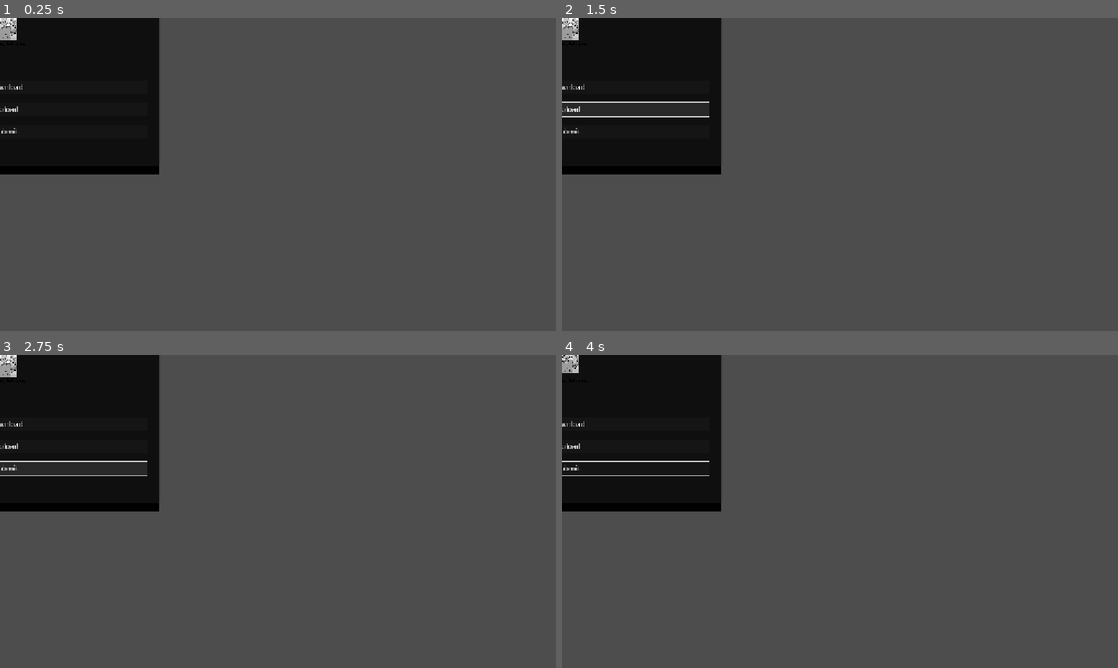
Above: before the commit, frames 1-4 (two rows, left to right).
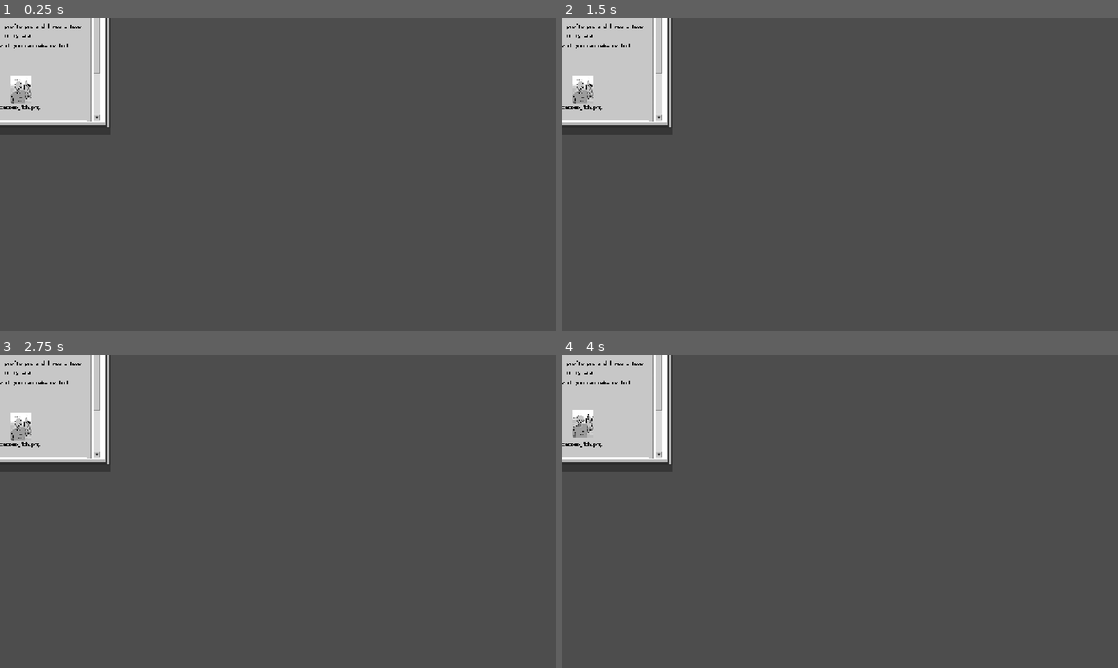
Above: after the commit, the same moments.

Repository: MunnChai/GMTKGameJam2025
Game: Godot game, scene res://apps/commissions_app/commissions_window/commissions_window.tscn
Same seed, same stepped clock (60 frames per second), same inputs: the game is played once before the commit and once after it. This scene is started directly instead of the project's main scene.
Inputs:
- Up to frame 1 (0.25 s): no input
- Up to frame 2 (1.5 s): click "Download" at 0.5 s; click "Upload" at 1.25 s
- Up to frame 3 (2.75 s): click "Submit" at 2 s
- Up to frame 4 (4 s): click "awsome_fish.png" at 2.75 s; click "awsome_fish.png" at 3.5 s

The runs differ from the first frame. In frame 1, 14% of the frame differs, in the area x 0-29%, y 0-50%; in frame 2, 14%; in frame 3, 13%; in frame 4, 14%.
Error before the commit: Invalid access to property or key 'transition_done' on a base object of type 'Nil'. (res://apps/commissions_app/commissions_app.gd:46)

Commit message:
Started working on commissions app UI

Diff:
--- a/game/gmtkgamejam2025/apps/commissions_app/commissions_app.gd
+++ b/game/gmtkgamejam2025/apps/commissions_app/commissions_app.gd
@@ -43,7 +43,7 @@
 	submit_button.pressed.connect(on_submit_pressed)
 	back_button.pressed.connect(on_back_button_pressed)
 	CommissionsManager.submission_added.connect(_on_submission_added)
-	Desktop.instance.transition_done.connect(update_comm)
+	#Desktop.instance.transition_done.connect(update_comm)
 
 #region COMMISSION TAB
 
--- a/game/gmtkgamejam2025/apps/commissions_app/commissions_app.tscn
+++ b/game/gmtkgamejam2025/apps/commissions_app/commissions_app.tscn
@@ -1,15 +1,48 @@
-[gd_scene load_steps=5 format=3 uid="uid://ch0ww8kp2820e"]
+[gd_scene load_steps=18 format=3 uid="uid://ch0ww8kp2820e"]
 
 [ext_resource type="Script" uid="uid://b1xwmatdlar7k" path="res://apps/commissions_app/commissions_app.gd" id="1_qmn3t"]
 [ext_resource type="Resource" uid="uid://cfn2kqlu7midd" path="res://apps/commissions_app/commission_stats/day_one.tres" id="3_3bsde"]
 [ext_resource type="Resource" uid="uid://dbn28hkhlg18e" path="res://apps/commissions_app/commission_stats/day_two.tres" id="4_3bsde"]
-
-[sub_resource type="StyleBoxFlat" id="StyleBoxFlat_ojmwe"]
-bg_color = Color(0, 0, 0, 1)
+[ext_resource type="Script" uid="uid://l7p1qi71fcel" path="res://apps/commissions_app/tab_container.gd" id="5_uo6yc"]
+[ext_resource type="Texture2D" uid="uid://8hx1vewrqp8a" path="res://assets/ui/buttons/top_button_hovered.png" id="6_78gvv"]
+[ext_resource type="Texture2D" uid="uid://djsl02gircyln" path="res://assets/ui/windows/border_rect.png" id="6_gvy75"]
+[ext_resource type="Theme" uid="uid://cuqmn3lhjdfe5" path="res://assets/themes/os_95.tres" id="6_mv6ju"]
+[ext_resource type="Texture2D" uid="uid://bpux53a00yfq8" path="res://assets/ui/buttons/top_button_default.png" id="7_78gvv"]
+[ext_resource type="Texture2D" uid="uid://h2nf1rnquruy" path="res://assets/ui/buttons/top_button_clicked.png" id="7_mv6ju"]
+[ext_resource type="Texture2D" uid="uid://dsjwfjvbgdju2" path="res://assets/ui/commissions/speech_bubble.png" id="10_78gvv"]
+
+[sub_resource type="StyleBoxEmpty" id="StyleBoxEmpty_gvy75"]
+
+[sub_resource type="StyleBoxTexture" id="StyleBoxTexture_opfwy"]
+texture = ExtResource("6_78gvv")
+texture_margin_left = 4.0
+texture_margin_right = 4.0
+
+[sub_resource type="StyleBoxTexture" id="StyleBoxTexture_p6d6e"]
+texture = ExtResource("7_mv6ju")
+texture_margin_left = 4.0
+texture_margin_right = 4.0
+
+[sub_resource type="StyleBoxTexture" id="StyleBoxTexture_gvy75"]
+texture = ExtResource("7_78gvv")
+texture_margin_left = 4.0
+texture_margin_right = 4.0
+
+[sub_resource type="StyleBoxTexture" id="StyleBoxTexture_78gvv"]
+texture = ExtResource("6_gvy75")
+
+[sub_resource type="StyleBoxEmpty" id="StyleBoxEmpty_78gvv"]
+
+[sub_resource type="PlaceholderTexture2D" id="PlaceholderTexture2D_mv6ju"]
+size = Vector2(64, 64)
 
 [node name="CommissionsApp" type="Control"]
 layout_mode = 3
-anchors_preset = 0
+anchors_preset = 15
+anchor_right = 1.0
+anchor_bottom = 1.0
+grow_horizontal = 2
+grow_vertical = 2
 mouse_filter = 1
 script = ExtResource("1_qmn3t")
 commissions = {
@@ -18,174 +51,253 @@
 }
 
 [node name="PanelContainer" type="PanelContainer" parent="."]
-custom_minimum_size = Vector2(600, 650)
-layout_mode = 0
-offset_right = 705.0
-offset_bottom = 650.0
-mouse_filter = 1
-theme_override_styles/panel = SubResource("StyleBoxFlat_ojmwe")
-
-[node name="VBoxContainer" type="VBoxContainer" parent="PanelContainer"]
-layout_mode = 2
-
-[node name="TabContainer" type="TabContainer" parent="PanelContainer/VBoxContainer"]
-layout_mode = 2
-current_tab = 0
-
-[node name="Commissions" type="MarginContainer" parent="PanelContainer/VBoxContainer/TabContainer"]
+layout_mode = 1
+anchors_preset = 15
+anchor_right = 1.0
+anchor_bottom = 1.0
+grow_horizontal = 2
+grow_vertical = 2
+mouse_filter = 1
+theme_override_styles/panel = SubResource("StyleBoxEmpty_gvy75")
+
+[node name="MarginContainer" type="MarginContainer" parent="PanelContainer"]
+layout_mode = 2
+theme_override_constants/margin_left = 8
+theme_override_constants/margin_right = 8
+theme_override_constants/margin_bottom = 4
+
+[node name="VBoxContainer" type="VBoxContainer" parent="PanelContainer/MarginContainer"]
+layout_mode = 2
+theme_override_constants/separation = 6
+
+[node name="TabContainer" type="HBoxContainer" parent="PanelContainer/MarginContainer/VBoxContainer" node_paths=PackedStringArray("tab_buttons", "tab_panels")]
+layout_mode = 2
+theme_override_constants/separation = 4
+script = ExtResource("5_uo6yc")
+tab_buttons = [NodePath("Button"), NodePath("Button2")]
+tab_panels = [NodePath("../PanelContainer/Commissions"), NodePath("../PanelContainer/Feedbacks")]
+
+[node name="Button" type="Button" parent="PanelContainer/MarginContainer/VBoxContainer/TabContainer"]
+layout_mode = 2
+theme = ExtResource("6_mv6ju")
+theme_override_styles/hover = SubResource("StyleBoxTexture_opfwy")
+theme_override_styles/pressed = SubResource("StyleBoxTexture_p6d6e")
+theme_override_styles/normal = SubResource("StyleBoxTexture_gvy75")
+toggle_mode = true
+button_pressed = true
+text = "Commissions"
+
+[node name="Button2" type="Button" parent="PanelContainer/MarginContainer/VBoxContainer/TabContainer"]
+layout_mode = 2
+theme = ExtResource("6_mv6ju")
+theme_override_styles/pressed = SubResource("StyleBoxTexture_p6d6e")
+theme_override_styles/normal = SubResource("StyleBoxTexture_gvy75")
+toggle_mode = true
+text = "Reviews"
+
+[node name="PanelContainer" type="PanelContainer" parent="PanelContainer/MarginContainer/VBoxContainer"]
+layout_mode = 2
+size_flags_vertical = 3
+theme_override_styles/panel = SubResource("StyleBoxTexture_78gvv")
+
+[node name="Commissions" type="MarginContainer" parent="PanelContainer/MarginContainer/VBoxContainer/PanelContainer"]
+layout_mode = 2
+theme_override_constants/margin_left = 16
+theme_override_constants/margin_top = 16
+theme_override_constants/margin_right = 16
+theme_override_constants/margin_bottom = 12
+
+[node name="ScrollContainer" type="ScrollContainer" parent="PanelContainer/MarginContainer/VBoxContainer/PanelContainer/Commissions"]
+layout_mode = 2
+theme = ExtResource("6_mv6ju")
+horizontal_scroll_mode = 0
+
+[node name="PanelContainer" type="PanelContainer" parent="PanelContainer/MarginContainer/VBoxContainer/PanelContainer/Commissions/ScrollContainer"]
+clip_children = 1
+layout_mode = 2
+size_flags_horizontal = 3
+size_flags_vertical = 3
+theme_override_styles/panel = SubResource("StyleBoxEmpty_78gvv")
+
+[node name="MarginContainer" type="MarginContainer" parent="PanelContainer/MarginContainer/VBoxContainer/PanelContainer/Commissions/ScrollContainer/PanelContainer"]
+layout_mode = 2
+size_flags_horizontal = 3
+size_flags_vertical = 3
+theme_override_constants/margin_left = 4
+theme_override_constants/margin_top = 4
+theme_override_constants/margin_right = 4
+
+[node name="HBoxContainer" type="HBoxContainer" parent="PanelContainer/MarginContainer/VBoxContainer/PanelContainer/Commissions/ScrollContainer/PanelContainer/MarginContainer"]
+layout_mode = 2
+size_flags_horizontal = 3
+size_flags_vertical = 3
+
+[node name="TextureRect" type="TextureRect" parent="PanelContainer/MarginContainer/VBoxContainer/PanelContainer/Commissions/ScrollContainer/PanelContainer/MarginContainer/HBoxContainer"]
+layout_mode = 2
+size_flags_vertical = 0
+texture = SubResource("PlaceholderTexture2D_mv6ju")
+
+[node name="MarginContainer" type="MarginContainer" parent="PanelContainer/MarginContainer/VBoxContainer/PanelContainer/Commissions/ScrollContainer/PanelContainer/MarginContainer/HBoxContainer"]
+layout_mode = 2
+size_flags_horizontal = 3
+theme_override_constants/margin_top = 30
+
+[node name="NinePatchRect" type="NinePatchRect" parent="PanelContainer/MarginContainer/VBoxContainer/PanelContainer/Commissions/ScrollContainer/PanelContainer/MarginContainer/HBoxContainer/MarginContainer"]
+layout_mode = 2
+texture = ExtResource("10_78gvv")
+region_rect = Rect2(0, 0, 325, 188)
+patch_margin_left = 40
+patch_margin_top = 40
+patch_margin_bottom = 40
+
+[node name="MarginContainer" type="MarginContainer" parent="PanelContainer/MarginContainer/VBoxContainer/PanelContainer/Commissions/ScrollContainer/PanelContainer/MarginContainer/HBoxContainer/MarginContainer"]
+layout_mode = 2
+theme_override_constants/margin_left = 50
+theme_override_constants/margin_top = 10
+theme_override_constants/margin_right = 10
+theme_override_constants/margin_bottom = 10
+
+[node name="VBoxContainer" type="VBoxContainer" parent="PanelContainer/MarginContainer/VBoxContainer/PanelContainer/Commissions/ScrollContainer/PanelContainer/MarginContainer/HBoxContainer/MarginContainer/MarginContainer"]
+layout_mode = 2
+size_flags_horizontal = 3
+size_flags_vertical = 3
+theme_override_constants/separation = 10
+
+[node name="Id" type="RichTextLabel" parent="PanelContainer/MarginContainer/VBoxContainer/PanelContainer/Commissions/ScrollContainer/PanelContainer/MarginContainer/HBoxContainer/MarginContainer/MarginContainer/VBoxContainer"]
+unique_name_in_owner = true
+layout_mode = 2
+mouse_filter = 2
+theme_override_colors/default_color = Color(0, 0, 0, 1)
+bbcode_enabled = true
+text = "Id"
+fit_content = true
+
+[node name="Title" type="RichTextLabel" parent="PanelContainer/MarginContainer/VBoxContainer/PanelContainer/Commissions/ScrollContainer/PanelContainer/MarginContainer/HBoxContainer/MarginContainer/MarginContainer/VBoxContainer"]
+unique_name_in_owner = true
+layout_mode = 2
+mouse_filter = 2
+theme_override_colors/default_color = Color(0, 0, 0, 1)
+theme_override_font_sizes/bold_italics_font_size = 30
+bbcode_enabled = true
+text = "Title"
+fit_content = true
+
+[node name="Description" type="RichTextLabel" parent="PanelContainer/MarginContainer/VBoxContainer/PanelContainer/Commissions/ScrollContainer/PanelContainer/MarginContainer/HBoxContainer/MarginContainer/MarginContainer/VBoxContainer"]
+unique_name_in_owner = true
+layout_mode = 2
+mouse_filter = 2
+theme_override_colors/default_color = Color(0, 0, 0, 1)
+text = "Description"
+fit_content = true
+
+[node name="MarginContainer" type="MarginContainer" parent="PanelContainer/MarginContainer/VBoxContainer/PanelContainer/Commissions/ScrollContainer/PanelContainer/MarginContainer/HBoxContainer/MarginContainer/MarginContainer/VBoxContainer"]
+layout_mode = 2
+theme_override_constants/margin_left = 50
+theme_override_constants/margin_right = 50
+
+[node name="AssetList" type="HBoxContainer" parent="PanelContainer/MarginContainer/VBoxContainer/PanelContainer/Commissions/ScrollContainer/PanelContainer/MarginContainer/HBoxContainer/MarginContainer/MarginContainer/VBoxContainer/MarginContainer"]
+unique_name_in_owner = true
+layout_mode = 2
+size_flags_vertical = 4
+theme_override_constants/separation = 50
+alignment = 1
+
+[node name="SubmittedWork" type="TextureRect" parent="PanelContainer/MarginContainer/VBoxContainer/PanelContainer/Commissions/ScrollContainer/PanelContainer/MarginContainer/HBoxContainer/MarginContainer/MarginContainer/VBoxContainer"]
+unique_name_in_owner = true
+visible = false
+custom_minimum_size = Vector2(0, 70)
+layout_mode = 2
+expand_mode = 1
+stretch_mode = 5
+
+[node name="VBoxContainer" type="VBoxContainer" parent="PanelContainer/MarginContainer/VBoxContainer/PanelContainer/Commissions/ScrollContainer/PanelContainer/MarginContainer/HBoxContainer/MarginContainer/MarginContainer/VBoxContainer"]
+layout_mode = 2
+theme_override_constants/separation = 20
+
+[node name="Download" type="Button" parent="PanelContainer/MarginContainer/VBoxContainer/PanelContainer/Commissions/ScrollContainer/PanelContainer/MarginContainer/HBoxContainer/MarginContainer/MarginContainer/VBoxContainer/VBoxContainer"]
+unique_name_in_owner = true
+layout_mode = 2
+mouse_filter = 1
+mouse_default_cursor_shape = 2
+text = "Download"
+
+[node name="Upload" type="Button" parent="PanelContainer/MarginContainer/VBoxContainer/PanelContainer/Commissions/ScrollContainer/PanelContainer/MarginContainer/HBoxContainer/MarginContainer/MarginContainer/VBoxContainer/VBoxContainer"]
+unique_name_in_owner = true
+layout_mode = 2
+text = "Upload"
+
+[node name="Submit" type="Button" parent="PanelContainer/MarginContainer/VBoxContainer/PanelContainer/Commissions/ScrollContainer/PanelContainer/MarginContainer/HBoxContainer/MarginContainer/MarginContainer/VBoxContainer/VBoxContainer"]
+unique_name_in_owner = true
+layout_mode = 2
+mouse_filter = 1
+mouse_default_cursor_shape = 2
+text = "Submit"
+
+[node name="Feedbacks" type="MarginContainer" parent="PanelContainer/MarginContainer/VBoxContainer/PanelContainer"]
+visible = false
 layout_mode = 2
 theme_override_constants/margin_left = 20
 theme_override_constants/margin_top = 20
 theme_override_constants/margin_right = 20
 theme_override_constants/margin_bottom = 10
-metadata/_tab_index = 0
-
-[node name="ScrollContainer" type="ScrollContainer" parent="PanelContainer/VBoxContainer/TabContainer/Commissions"]
-custom_minimum_size = Vector2(650, 570)
+
+[node name="ScrollContainer" type="ScrollContainer" parent="PanelContainer/MarginContainer/VBoxContainer/PanelContainer/Feedbacks"]
+custom_minimum_size = Vector2(0, 570)
+layout_mode = 2
+theme = ExtResource("6_mv6ju")
+
+[node name="FeedbackList" type="VBoxContainer" parent="PanelContainer/MarginContainer/VBoxContainer/PanelContainer/Feedbacks/ScrollContainer"]
+unique_name_in_owner = true
 layout_mode = 2
 size_flags_horizontal = 4
-horizontal_scroll_mode = 0
-
-[node name="VBoxContainer" type="VBoxContainer" parent="PanelContainer/VBoxContainer/TabContainer/Commissions/ScrollContainer"]
-custom_minimum_size = Vector2(650, 0)
-layout_mode = 2
-theme_override_constants/separation = 10
-
-[node name="Id" type="RichTextLabel" parent="PanelContainer/VBoxContainer/TabContainer/Commissions/ScrollContainer/VBoxContainer"]
-unique_name_in_owner = true
-layout_mode = 2
-mouse_filter = 2
-bbcode_enabled = true
-text = "Id"
-fit_content = true
-
-[node name="Title" type="RichTextLabel" parent="PanelContainer/VBoxContainer/TabContainer/Commissions/ScrollContainer/VBoxContainer"]
-unique_name_in_owner = true
-layout_mode = 2
-mouse_filter = 2
-theme_override_font_sizes/bold_italics_font_size = 30
-bbcode_enabled = true
-text = "Title"
-fit_content = true
-
-[node name="Description" type="RichTextLabel" parent="PanelContainer/VBoxContainer/TabContainer/Commissions/ScrollContainer/VBoxContainer"]
-unique_name_in_owner = true
-layout_mode = 2
-mouse_filter = 2
-text = "Description"
-fit_content = true
-
-[node name="MarginContainer" type="MarginContainer" parent="PanelContainer/VBoxContainer/TabContainer/Commissions/ScrollContainer/VBoxContainer"]
-layout_mode = 2
-theme_override_constants/margin_left = 50
-theme_override_constants/margin_right = 50
-
-[node name="AssetList" type="HBoxContainer" parent="PanelContainer/VBoxContainer/TabContainer/Commissions/ScrollContainer/VBoxContainer/MarginContainer"]
-unique_name_in_owner = true
-custom_minimum_size = Vector2(0, 230)
-layout_mode = 2
-size_flags_vertical = 4
-theme_override_constants/separation = 50
-alignment = 1
-
-[node name="SubmittedWork" type="TextureRect" parent="PanelContainer/VBoxContainer/TabContainer/Commissions/ScrollContainer/VBoxContainer"]
+size_flags_vertical = 0
+
+[node name="FeedbackDetails" type="MarginContainer" parent="PanelContainer/MarginContainer/VBoxContainer/PanelContainer/Feedbacks/ScrollContainer"]
 unique_name_in_owner = true
 visible = false
-custom_minimum_size = Vector2(0, 70)
+layout_mode = 2
+
+[node name="VBoxContainer" type="VBoxContainer" parent="PanelContainer/MarginContainer/VBoxContainer/PanelContainer/Feedbacks/ScrollContainer/FeedbackDetails"]
+layout_mode = 2
+
+[node name="BackButton" type="Button" parent="PanelContainer/MarginContainer/VBoxContainer/PanelContainer/Feedbacks/ScrollContainer/FeedbackDetails/VBoxContainer"]
+unique_name_in_owner = true
+layout_mode = 2
+size_flags_horizontal = 0
+mouse_filter = 1
+mouse_default_cursor_shape = 2
+text = "Back"
+
+[node name="FeedbackId" type="RichTextLabel" parent="PanelContainer/MarginContainer/VBoxContainer/PanelContainer/Feedbacks/ScrollContainer/FeedbackDetails/VBoxContainer"]
+unique_name_in_owner = true
+layout_mode = 2
+mouse_filter = 1
+text = "User"
+fit_content = true
+
+[node name="FeedbackTitle" type="RichTextLabel" parent="PanelContainer/MarginContainer/VBoxContainer/PanelContainer/Feedbacks/ScrollContainer/FeedbackDetails/VBoxContainer"]
+unique_name_in_owner = true
+layout_mode = 2
+mouse_filter = 1
+text = "Title of original commission"
+fit_content = true
+
+[node name="FeedbackDesc" type="RichTextLabel" parent="PanelContainer/MarginContainer/VBoxContainer/PanelContainer/Feedbacks/ScrollContainer/FeedbackDetails/VBoxContainer"]
+unique_name_in_owner = true
+layout_mode = 2
+mouse_filter = 1
+text = "Description of commission"
+fit_content = true
+
+[node name="FeedbackRating" type="RichTextLabel" parent="PanelContainer/MarginContainer/VBoxContainer/PanelContainer/Feedbacks/ScrollContainer/FeedbackDetails/VBoxContainer"]
+unique_name_in_owner = true
+layout_mode = 2
+text = "Rating: 1.0"
+fit_content = true
+
+[node name="FeedbackSubmission" type="TextureRect" parent="PanelContainer/MarginContainer/VBoxContainer/PanelContainer/Feedbacks/ScrollContainer/FeedbackDetails/VBoxContainer"]
+unique_name_in_owner = true
+custom_minimum_size = Vector2(0, 300)
 layout_mode = 2
 expand_mode = 1
 stretch_mode = 5
-
-[node name="VBoxContainer" type="VBoxContainer" parent="PanelContainer/VBoxContainer/TabContainer/Commissions/ScrollContainer/VBoxContainer"]
-layout_mode = 2
-theme_override_constants/separation = 20
-
-[node name="Download" type="Button" parent="PanelContainer/VBoxContainer/TabContainer/Commissions/ScrollContainer/VBoxContainer/VBoxContainer"]
-unique_name_in_owner = true
-layout_mode = 2
-mouse_filter = 1
-mouse_default_cursor_shape = 2
-text = "Download"
-
-[node name="Upload" type="Button" parent="PanelContainer/VBoxContainer/TabContainer/Commissions/ScrollContainer/VBoxContainer/VBoxContainer"]
-unique_name_in_owner = true
-layout_mode = 2
-text = "Upload"
-
-[node name="Submit" type="Button" parent="PanelContainer/VBoxContainer/TabContainer/Commissions/ScrollContainer/VBoxContainer/VBoxContainer"]
-unique_name_in_owner = true
-layout_mode = 2
-mouse_filter = 1
-mouse_default_cursor_shape = 2
-text = "Submit"
-
-[node name="Feedbacks" type="MarginContainer" parent="PanelContainer/VBoxContainer/TabContainer"]
-visible = false
-layout_mode = 2
-theme_override_constants/margin_left = 20
-theme_override_constants/margin_top = 20
-theme_override_constants/margin_right = 20
-theme_override_constants/margin_bottom = 10
-metadata/_tab_index = 1
-
-[node name="ScrollContainer" type="ScrollContainer" parent="PanelContainer/VBoxContainer/TabContainer/Feedbacks"]
-custom_minimum_size = Vector2(0, 570)
-layout_mode = 2
-
-[node name="FeedbackList" type="VBoxContainer" parent="PanelContainer/VBoxContainer/TabContainer/Feedbacks/ScrollContainer"]
-unique_name_in_owner = true
-custom_minimum_size = Vector2(0, 350)
-layout_mode = 2
-size_flags_horizontal = 4
-size_flags_vertical = 0
-
-[node name="FeedbackDetails" type="MarginContainer" parent="PanelContainer/VBoxContainer/TabContainer/Feedbacks/ScrollContainer"]
-unique_name_in_owner = true
-visible = false
-custom_minimum_size = Vector2(600, 0)
-layout_mode = 2
-
-[node name="VBoxContainer" type="VBoxContainer" parent="PanelContainer/VBoxContainer/TabContainer/Feedbacks/ScrollContainer/FeedbackDetails"]
-layout_mode = 2
-
-[node name="BackButton" type="Button" parent="PanelContainer/VBoxContainer/TabContainer/Feedbacks/ScrollContainer/FeedbackDetails/VBoxContainer"]
-unique_name_in_owner = true
-layout_mode = 2
-size_flags_horizontal = 0
-mouse_filter = 1
-mouse_default_cursor_shape = 2
-text = "Back"
-
-[node name="FeedbackId" type="RichTextLabel" parent="PanelContainer/VBoxContainer/TabContainer/Feedbacks/ScrollContainer/FeedbackDetails/VBoxContainer"]
-unique_name_in_owner = true
-layout_mode = 2
-mouse_filter = 1
-text = "User"
-fit_content = true
-
-[node name="FeedbackTitle" type="RichTextLabel" parent="PanelContainer/VBoxContainer/TabContainer/Feedbacks/ScrollContainer/FeedbackDetails/VBoxContainer"]
-unique_name_in_owner = true
-layout_mode = 2
-mouse_filter = 1
-text = "Title of original commission"
-fit_content = true
-
-[node name="FeedbackDesc" type="RichTextLabel" parent="PanelContainer/VBoxContainer/TabContainer/Feedbacks/ScrollContainer/FeedbackDetails/VBoxContainer"]
-unique_name_in_owner = true
-layout_mode = 2
-mouse_filter = 1
-text = "Description of commission"
-fit_content = true
-
-[node name="FeedbackRating" type="RichTextLabel" parent="PanelContainer/VBoxContainer/TabContainer/Feedbacks/ScrollContainer/FeedbackDetails/VBoxContainer"]
-unique_name_in_owner = true
-layout_mode = 2
-text = "Rating: 1.0"
-fit_content = true
-
-[node name="FeedbackSubmission" type="TextureRect" parent="PanelContainer/VBoxContainer/TabContainer/Feedbacks/ScrollContainer/FeedbackDetails/VBoxContainer"]
-unique_name_in_owner = true
-custom_minimum_size = Vector2(0, 300)
-layout_mode = 2
-expand_mode = 1
-stretch_mode = 5
--- a/game/gmtkgamejam2025/apps/commissions_app/commissions_window/commissions_window.tscn
+++ b/game/gmtkgamejam2025/apps/commissions_app/commissions_window/commissions_window.tscn
@@ -10,17 +10,9 @@
 [sub_resource type="StyleBoxFlat" id="StyleBoxFlat_712ap"]
 bg_color = Color(0, 0, 0, 0.294118)
 
-[sub_resource type="StyleBoxFlat" id="StyleBoxFlat_cxhuy"]
-bg_color = Color(0.321728, 0.321728, 0.321728, 1)
-border_width_left = 2
-border_width_top = 2
-border_width_right = 2
-border_width_bottom = 2
-border_color = Color(0, 0, 0, 1)
-
 [node name="CommissionsWindow" type="ReferenceRect" node_paths=PackedStringArray("window_bar")]
-offset_right = 707.0
-offset_bottom = 684.0
+offset_right = 506.0
+offset_bottom = 503.0
 script = ExtResource("1_vixk8")
 window_bar = NodePath("JuicePivot/MainPanel/VerticalSplit/WindowBar")
 
@@ -30,10 +22,10 @@
 [node name="MainPanel" type="PanelContainer" parent="JuicePivot"]
 unique_name_in_owner = true
 layout_mode = 0
-offset_left = -353.5
-offset_top = -342.0
-offset_right = 353.5
-offset_bottom = 342.0
+offset_left = -252.0
+offset_top = -251.5
+offset_right = 254.0
+offset_bottom = 251.5
 mouse_filter = 1
 
 [node name="Control" type="Control" parent="JuicePivot/MainPanel"]
@@ -70,20 +62,9 @@
 layout_mode = 2
 window_icon = ExtResource("5_syg6c")
 
-[node name="BgPanelContainer" type="PanelContainer" parent="JuicePivot/MainPanel/VerticalSplit"]
-unique_name_in_owner = true
+[node name="WindowContent" type="MarginContainer" parent="JuicePivot/MainPanel/VerticalSplit"]
 layout_mode = 2
 size_flags_vertical = 3
-mouse_filter = 1
-theme_override_styles/panel = SubResource("StyleBoxFlat_cxhuy")
 
-[node name="WindowContent" type="MarginContainer" parent="JuicePivot/MainPanel/VerticalSplit/BgPanelContainer"]
+[node name="CommissionsApp" parent="JuicePivot/MainPanel/VerticalSplit/WindowContent" instance=ExtResource("4_vixk8")]
 layout_mode = 2
-size_flags_vertical = 3
-theme_override_constants/margin_left = 12
-theme_override_constants/margin_top = 12
-theme_override_constants/margin_right = 12
-theme_override_constants/margin_bottom = 12
-
-[node name="CommissionsApp" parent="JuicePivot/MainPanel/VerticalSplit/BgPanelContainer/WindowContent" instance=ExtResource("4_vixk8")]
-layout_mode = 2
--- /dev/null
+++ b/game/gmtkgamejam2025/apps/commissions_app/tab_container.gd
@@ -0,0 +1,21 @@
+extends HBoxContainer
+
+@export var tab_buttons: Array[Button]
+@export var tab_panels: Array[Container]
+
+func _ready() -> void:
+	for i in tab_buttons.size():
+		var button: Button = tab_buttons[i]
+		var panel: Container = tab_panels[i]
+
+		button.toggled.connect(_on_button_toggled.bind(button, panel))
+
+func _on_button_toggled(toggled_on: bool, pressed_button: Button, panel: Container) -> void:
+	if not toggled_on:
+		return
+
+	for tab_button: Button in tab_buttons:
+		tab_button.button_pressed = tab_button == pressed_button
+
+	for tab_panel: Container in tab_panels:
+		tab_panel.visible = tab_panel == panel
--- a/game/gmtkgamejam2025/project.godot
+++ b/game/gmtkgamejam2025/project.godot
@@ -22,6 +22,7 @@
 [autoload]
 
 FileSystem="*res://apps/file_explorer_app/file_system/file_system.gd"
+<<<<<<<HEADFileSystem="*res://apps/file_explorer_app/file_system/file_system.gd"
 PhotoshopManager="*res://apps/photoshop_app/photoshop_manager/photoshop_manager.gd"
 ImageJudgement="*res://image_judgement/image_judgement.tscn"
 GameStateManager="*res://game_state/game_state_manager.gd"
Not shown: 1 places in game/gmtkgamejam2025/apps/commissions_app/commissions_window/commissions_window.tscn that only renumber resources
Not shown, added: game/gmtkgamejam2025/apps/commissions_app/tab_container.gd.uid
Binary file added: game/gmtkgamejam2025/assets/ui/commissions/speech_bubble.png
Not shown, added: game/gmtkgamejam2025/assets/ui/commissions/speech_bubble.png.import
Binary file added: game/gmtkgamejam2025/assets/ui/tabs/active_tab.png
Not shown, added: game/gmtkgamejam2025/assets/ui/tabs/active_tab.png.import
Binary file added: game/gmtkgamejam2025/assets/ui/tabs/inactive_tab.png
Not shown, added: game/gmtkgamejam2025/assets/ui/tabs/inactive_tab.png.import
Binary file added: game/gmtkgamejam2025/assets/ui/windows/border_rect.png
Not shown, added: game/gmtkgamejam2025/assets/ui/windows/border_rect.png.import
Binary file added: game/gmtkgamejam2025/assets/ui/windows/white_rect.png
Not shown, added: game/gmtkgamejam2025/assets/ui/windows/white_rect.png.import
